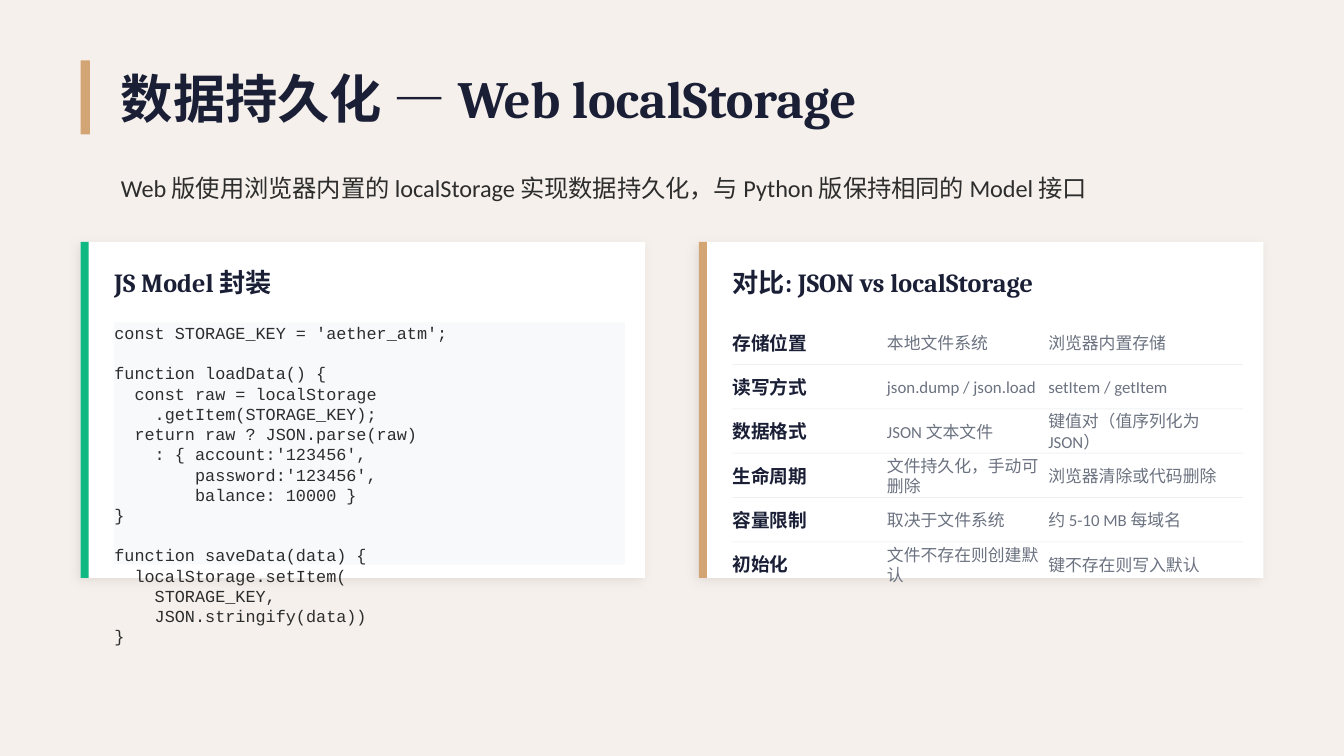
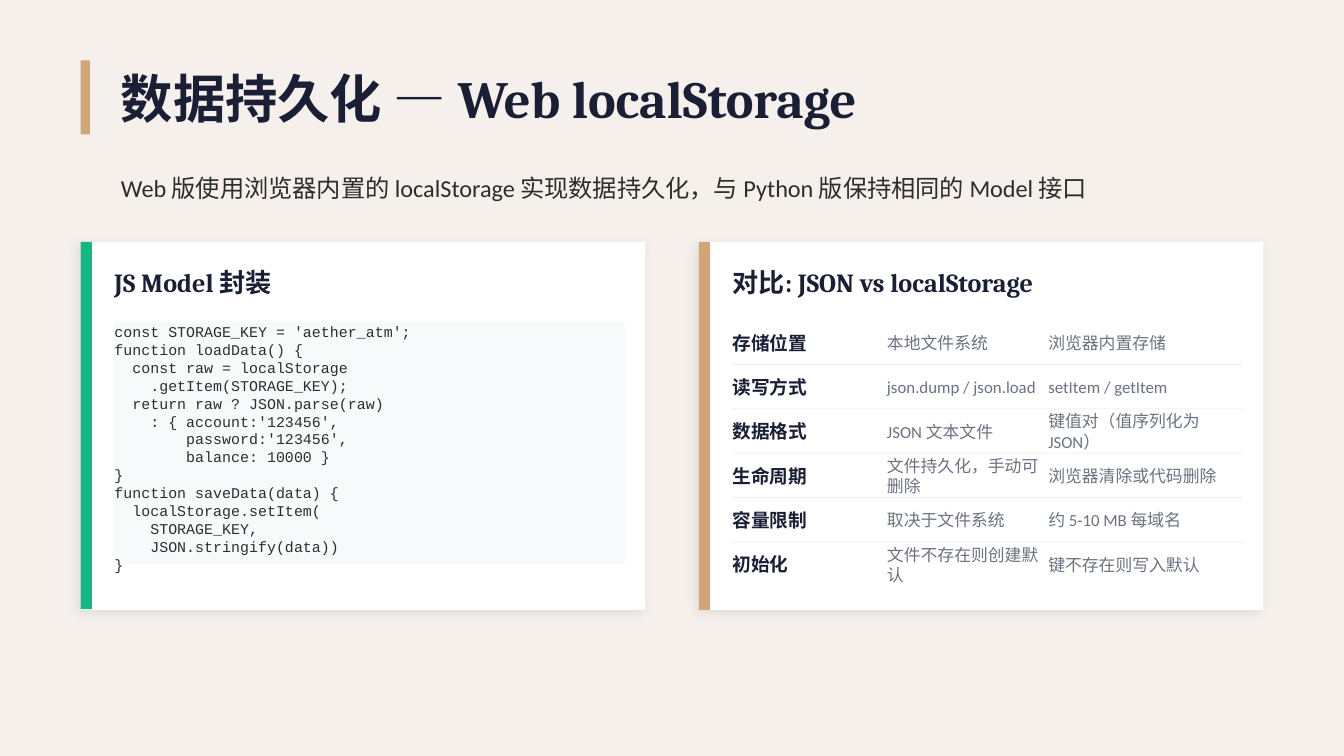
Before and after one commit to Unconnectable/atm, a slide deck: slide 14 of ATM项目演示.pptx. Drawn at 1344x756 pixels with LibreOffice and Linux fonts; fonts in the diff are those of the drawing. Boxes give left, top, right and bottom in pixels: in the first picture for what was removed or moved away, otherwise in the second. Text is boxed around its words. In the diff, an @@ line names an element or a change of style, - is before the commit and + after.

```diff
--- a/ATM项目演示.pptx
+++ b/ATM项目演示.pptx
@@ rectangle resized from (x1=81, y1=242, x2=645, y2=578) to (x1=81, y1=242, x2=645, y2=610) @@
@@ rectangle resized from (x1=81, y1=242, x2=89, y2=578) to (x1=81, y1=242, x2=91, y2=609) @@
@@ rectangle resized from (x1=699, y1=242, x2=1263, y2=578) to (x1=699, y1=242, x2=1263, y2=610) @@
@@ rectangle resized from (x1=699, y1=242, x2=707, y2=578) to (x1=699, y1=242, x2=710, y2=610) @@
@@ rectangle "const STORAGE_KEY = 'aether_atm';" at (x1=114, y1=323, x2=625, y2=564): size 9 to 8 pt @@
```
Also in this commit, not shown: 11 other slides changed.
